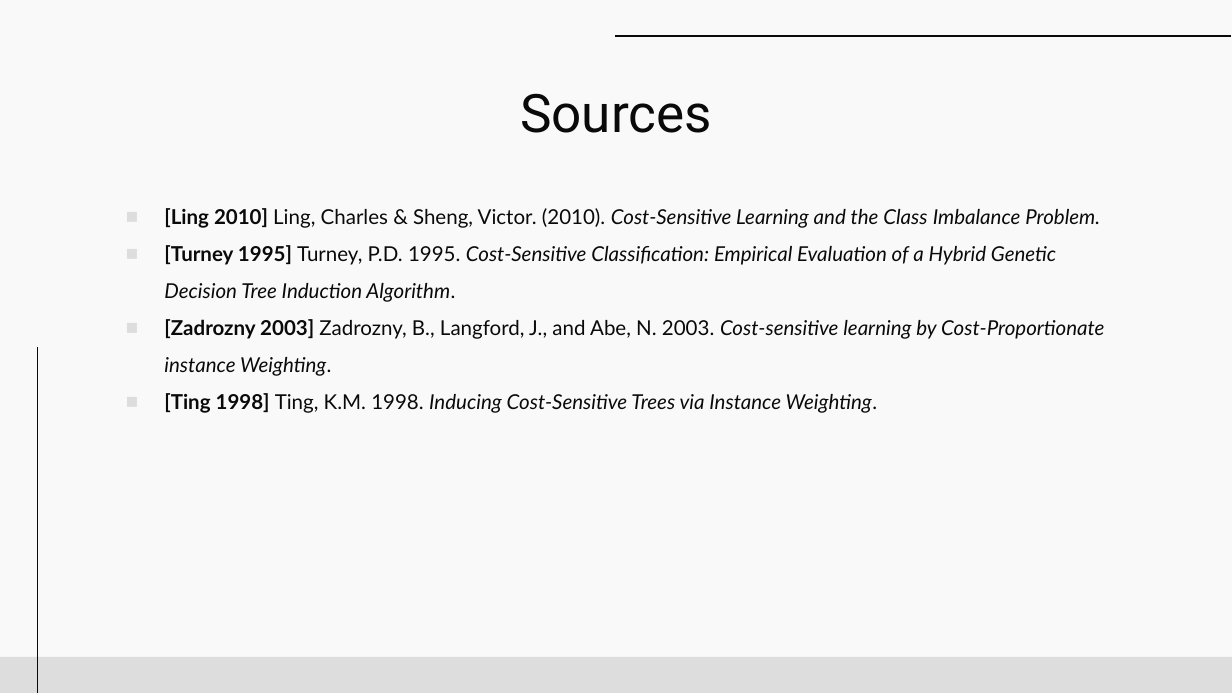
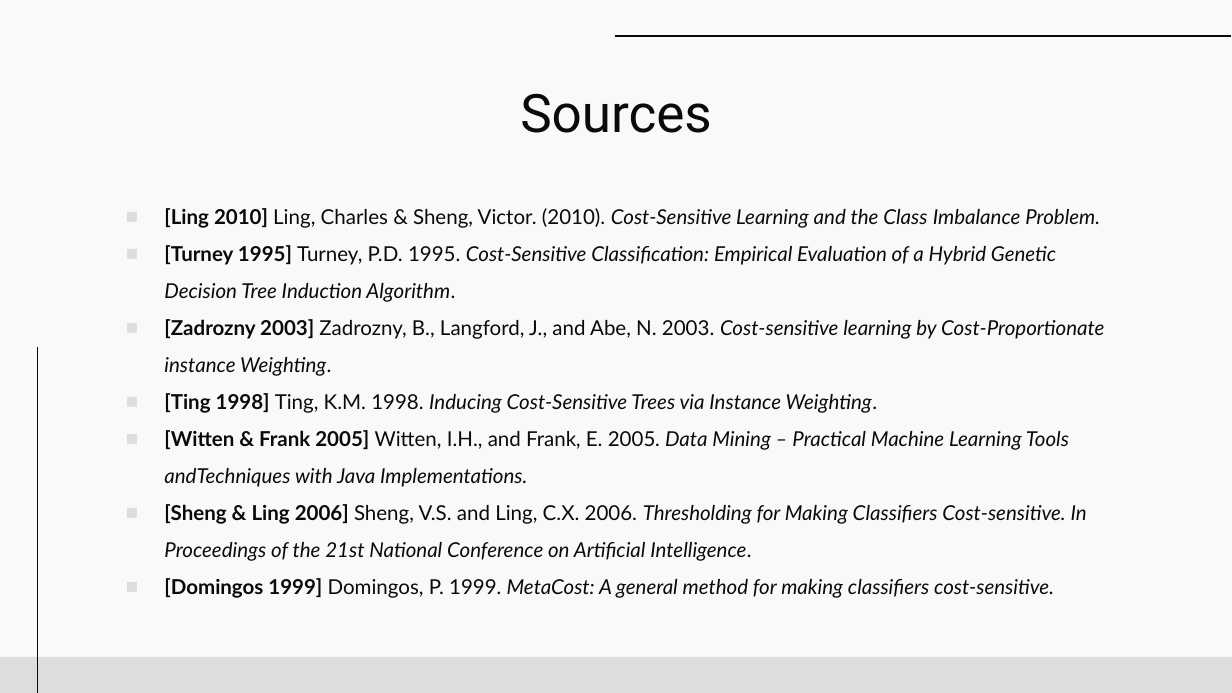
Before and after one commit to KasiaMacioszek/DataMining, a slide deck: slide 36 of presentation/pres.pptx. Drawn at 1232x693 pixels with LibreOffice and Linux fonts; fonts in the diff are those of the drawing. Boxes give left, top, right and bottom in pixels: in the first picture for what was removed or moved away, otherwise in the second. Text is boxed around its words. In the diff, an @@ line names an element or a change of style, - is before the commit and + after.

```diff
--- a/presentation/pres.pptx
+++ b/presentation/pres.pptx
@@ text at (164, 430, 1087, 598): paragraphs added @@
+■ [Witten & Frank 2005] Witten, I.H., and Frank, E. 2005. Data Mining – Practical Machine Learning Tools andTechniques with Java Implementations.
+■ [Sheng & Ling 2006] Sheng, V.S. and Ling, C.X. 2006. Thresholding for Making Classifiers Cost-sensitive. In Proceedings of the 21st National Conference on Artificial Intelligence.
+■ [Domingos 1999] Domingos, P. 1999. MetaCost: A general method for making classifiers cost-sensitive.
```
Also in this commit, not shown: 1 other file.
